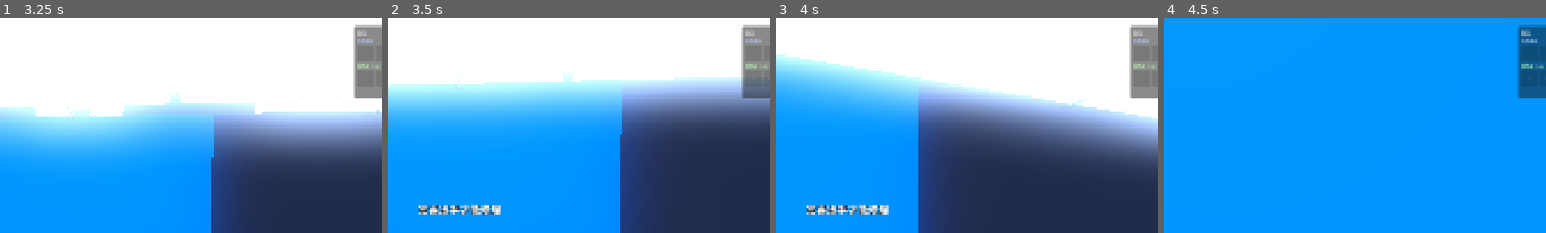
Above: before the commit, frames 1-4 (left to right).
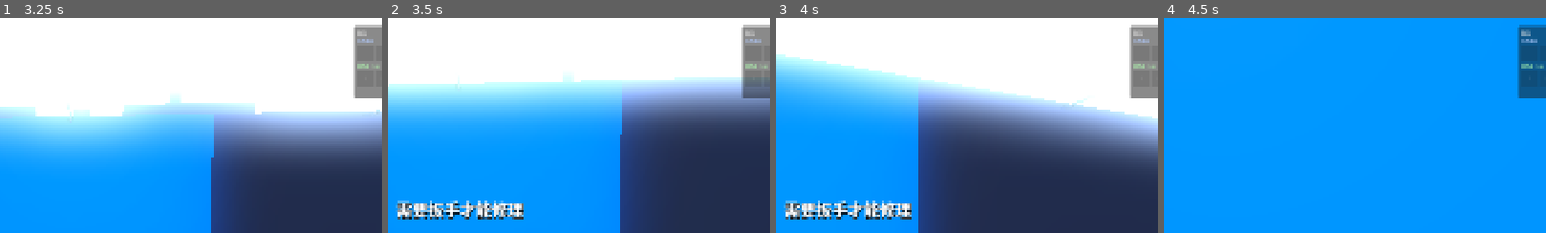
Above: after the commit, the same moments.

Repository: Potatopill98/let-s_go
Game: Godot game, scene res://scenes/main.tscn
Same seed, same stepped clock (60 frames per second), same inputs: the game is played once before the commit and once after it.
Inputs (mouse positions are % of the whole screen's width and height, from its top left):
- Up to frame 1 (3.25 s): tap Enter at 0.5 s; move the mouse to (55, 50) at 0.52 s; hold E (interact) 0.53-1.28 s; hold W (move_forward) from 0.53 s (still down); click (55, 50) at 0.67 s; tap Space at 0.77, 1.52, 3.02 s; move the mouse to (45, 50) at 1.27 s; tap E (interact) at 1.35, 3.05 s; move the mouse to (52, 48) at 2.02 s; hold E (interact) 2.03-2.78 s; tap Q at 2.1 s; move the mouse to (49, 52) at 2.77 s; tap G at 2.85 s; click (49, 52) at 2.92 s
- Up to frame 2 (3.5 s): keep holding W (move_forward)
- Up to frame 3 (4 s): keep holding W (move_forward); move the mouse to (57, 51) at 3.52 s; hold E (interact) from 3.53 s (still down); tap 1 at 3.6 s; tap Space at 3.77 s
- Up to frame 4 (4.5 s): keep holding W (move_forward); move the mouse to (42, 49) at 4.27 s; release E (interact) at 4.28 s; tap 2 at 4.35 s
The pictures show only the part of the screen within x 41-91%, y 0-50%; the shares and areas given below are measured in that part.

Frame 1 is identical in both runs. In frame 2, 2.2% of the frame differs, in the area x 2-36%, y 84-94%; in frame 3, 2.2%; in frame 4, nothing differs.

Commit message:
fix: 维修/搜索进度条显示修复；交互提示字体26→40；扳手加蓝色光源

Diff:
--- a/modules/interaction/searchable.gd
+++ b/modules/interaction/searchable.gd
@@ -108,6 +108,8 @@
 	if is_searched or player_inside == null:
 		return
 	is_being_searched = true
+	if UIManager != null:
+		UIManager.show_progress(0, 100, "搜索中...")
 
 func cancel_search() -> void:
 	is_being_searched = false
@@ -120,6 +122,8 @@
 	is_searched = true
 	is_being_searched = false
 	search_progress = 1.0
+	if UIManager != null:
+		UIManager.hide_progress()
 	# 掉落物品
 	_drop_loot()
 	# 视觉反馈：变灰
--- a/modules/level/generator.gd
+++ b/modules/level/generator.gd
@@ -44,6 +44,8 @@
 	elif not is_being_repaired and repair_progress > 0 and not is_repaired:
 		# 松开E键，进度回退
 		repair_progress = max(0, repair_progress - delta * 0.5)
+		if UIManager != null:
+			UIManager.hide_progress()
 
 func _build_visual() -> void:
 	mesh_instance = MeshInstance3D.new()
@@ -100,11 +102,15 @@
 	if is_repaired or player_inside == null:
 		return
 	is_being_repaired = true
+	if UIManager != null:
+		UIManager.show_progress(0, 100, "维修发电机中...")
 
 func _finish_repair() -> void:
 	is_repaired = true
 	is_being_repaired = false
 	repair_progress = 1.0
+	if UIManager != null:
+		UIManager.hide_progress()
 	# 状态灯变绿
 	if status_light != null:
 		status_light.light_color = Color(0.2, 1, 0.3)
--- a/modules/ui/ui_manager.gd
+++ b/modules/ui/ui_manager.gd
@@ -192,7 +192,7 @@
 	interaction_prompt.offset_bottom = -120.0
 	interaction_prompt.horizontal_alignment = HORIZONTAL_ALIGNMENT_CENTER
 	interaction_prompt.vertical_alignment = VERTICAL_ALIGNMENT_CENTER
-	interaction_prompt.add_theme_font_size_override("font_size", 26)
+	interaction_prompt.add_theme_font_size_override("font_size", 40)
 	interaction_prompt.add_theme_color_override("font_color", Color(1, 1, 1, 1))
 	interaction_prompt.add_theme_color_override("font_shadow_color", Color(0, 0, 0, 1))
 	interaction_prompt.add_theme_constant_override("shadow_offset_x", 2)
